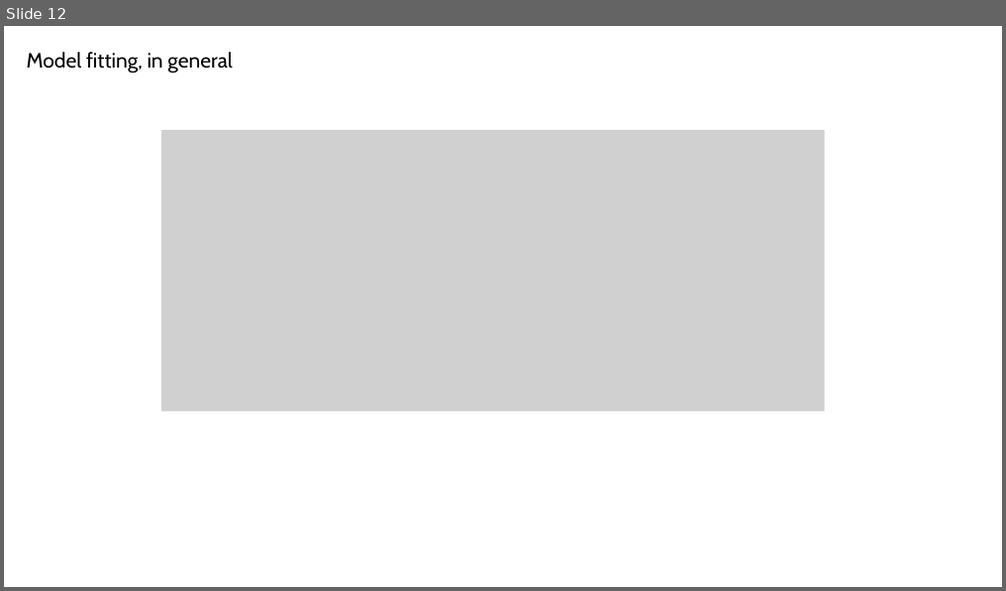
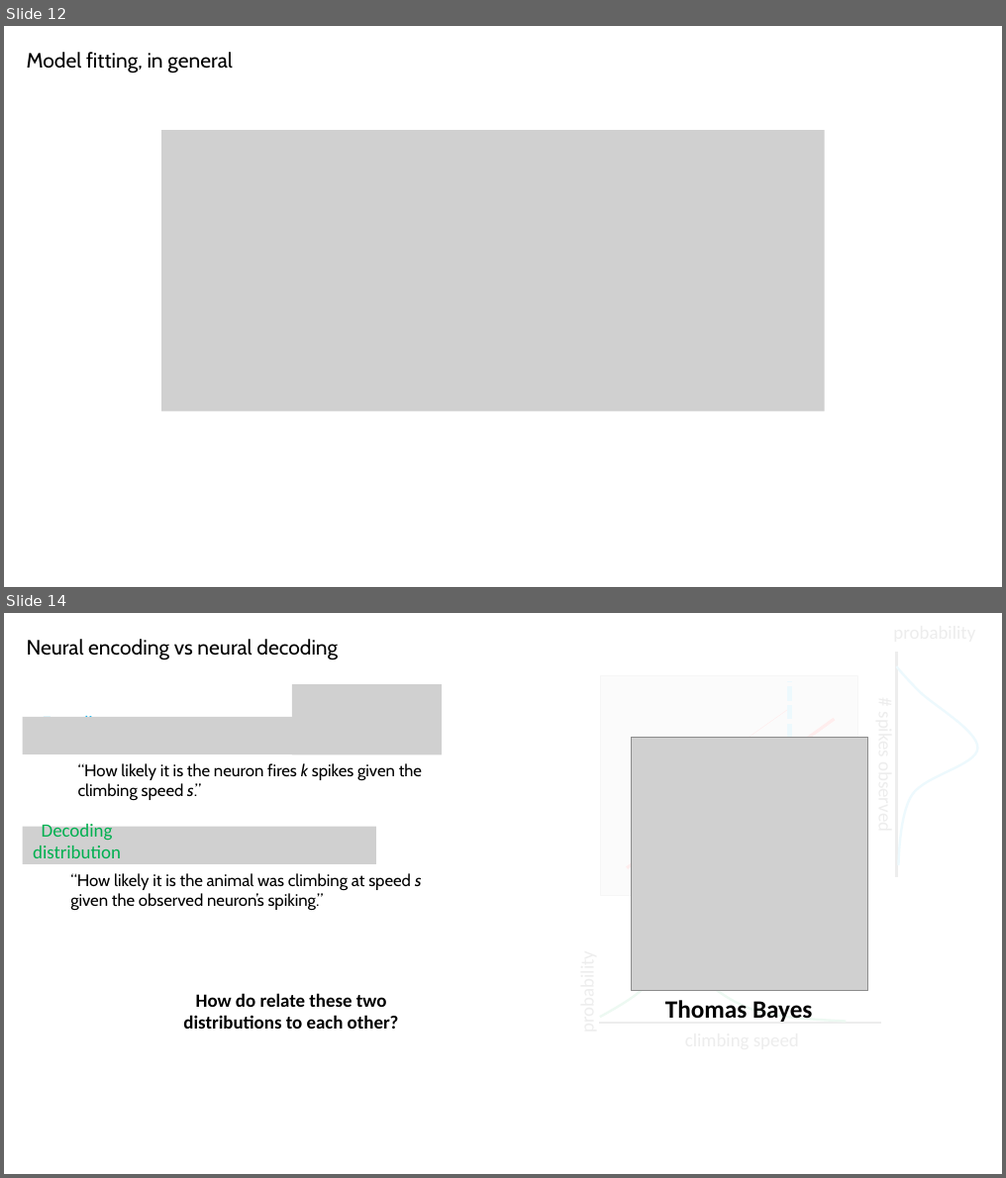
Before and after one commit to SaberaTalukder/Chen_Institute_DataSAI_for_Neuroscience, a slide deck: 07_06_22_day2_dynamical_time_series/slides/day2_practical.pptx. Shown one above the other, each under a label of ours: slide 12 before the commit, slides 12 and 14 after it; the slides between them are not shown. The pictures are 1006x591 and 1006x1178 pixels, drawn with LibreOffice and Linux fonts; fonts in the diff are those of the drawing; grey boxes stand for pictures. Boxes give left, top, right and bottom in pixels: in the first picture for what was removed or moved away, otherwise in the second. Text is boxed around its words. In the diff, an @@ line names an element or a change of style, - is before the commit and + after.

```diff
--- a/07_06_22_day2_dynamical_time_series/slides/day2_practical.pptx
+++ b/07_06_22_day2_dynamical_time_series/slides/day2_practical.pptx
@@ slide 14 added at box(4, 613, 1002, 1174), background #FFFFFF @@
@@ text added at box(27, 639, 338, 661), 20 pt, text #000000 @@
+Neural encoding vs neural decoding
@@ rectangle added at box(519, 615, 984, 1155), fill #FFFFFF at 93% opacity @@
@@ line added from (896, 877) to (896, 652), #000000 2.25 pt @@
@@ freeform shape added at box(896, 666, 978, 865), outline #00B0F0 2.25 pt @@
@@ rectangle added at box(23, 700, 132, 765), fill #FFFFFF, outline #FFFFFF 1 pt, 18 pt, text #00B0F0 @@
+Encoding distribution
@@ picture added at box(292, 684, 442, 755) @@
@@ picture added at box(601, 676, 858, 895) @@
@@ line added from (790, 869) to (790, 681), #00B0F0 4.5 pt dashed @@
@@ picture added at box(23, 717, 377, 755) @@
@@ line added from (627, 868) to (835, 719), #FF0000 3 pt @@
@@ line added from (631, 821) to (790, 708), #FF0000 0.5 pt @@
@@ picture added at box(632, 737, 868, 991) @@
@@ text added at box(78, 763, 422, 800), 16 pt, text #000000 @@
+“How likely it is the neuron fires k spikes given the climbing speed s.”
@@ picture added at box(23, 827, 377, 863) @@
@@ text added at box(33, 821, 121, 859), 18 pt, text #00B050 @@
+Decoding
+distribution
@@ line added from (846, 829) to (631, 830), #00B050 4.5 pt dashed @@
@@ text added at box(70, 873, 422, 911), 16 pt, text #000000 @@
+“How likely it is the animal was climbing at speed s given the observed neuron’s spiking.”
@@ freeform shape added at box(600, 949, 846, 1022), outline #00B050 2.25 pt @@
@@ text added at box(183, 993, 399, 1029), 18 pt, text #000000, bold @@
+How do relate these two distributions to each other?
@@ line added from (600, 1023) to (881, 1023), #000000 2.25 pt @@
@@ text added at box(665, 1000, 812, 1022), 24 pt, text #000000, bold @@
+Thomas Bayes
```
Also in this commit, not shown: 14 slides changed, 3 other slides added, 2 other files.
